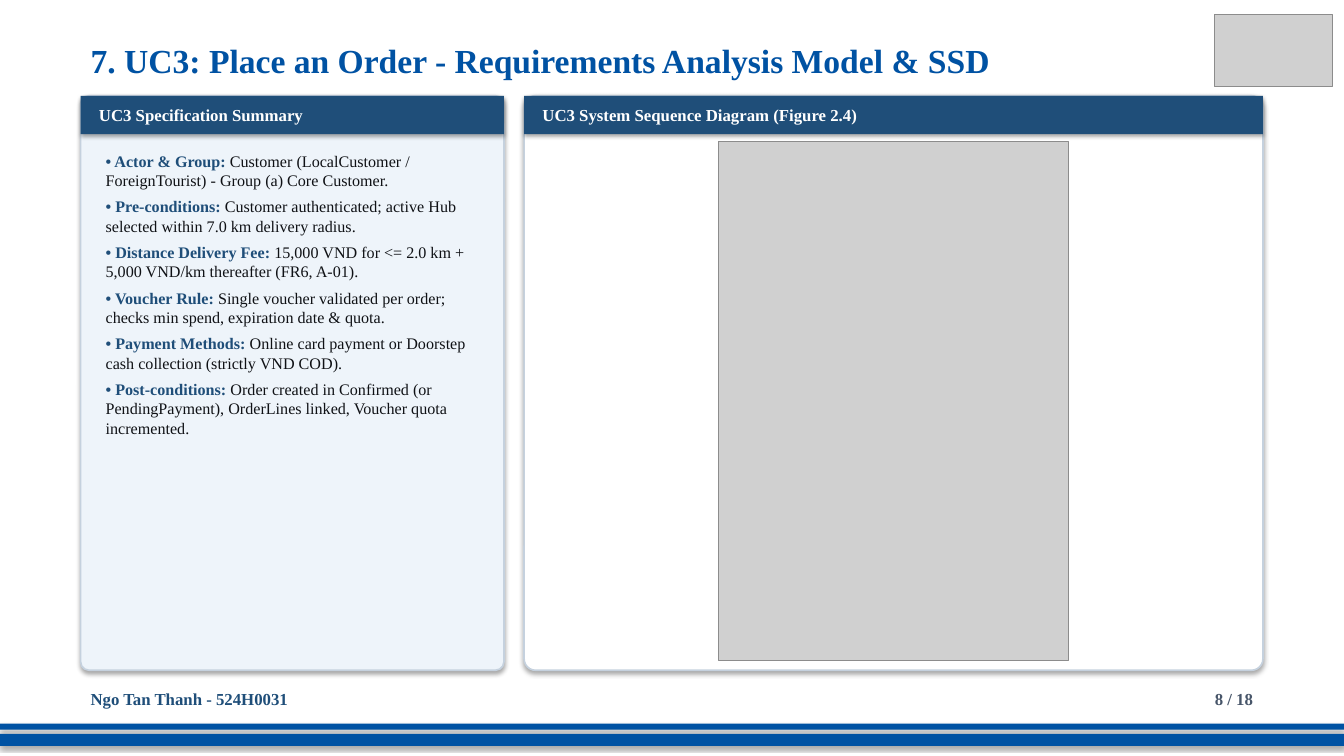
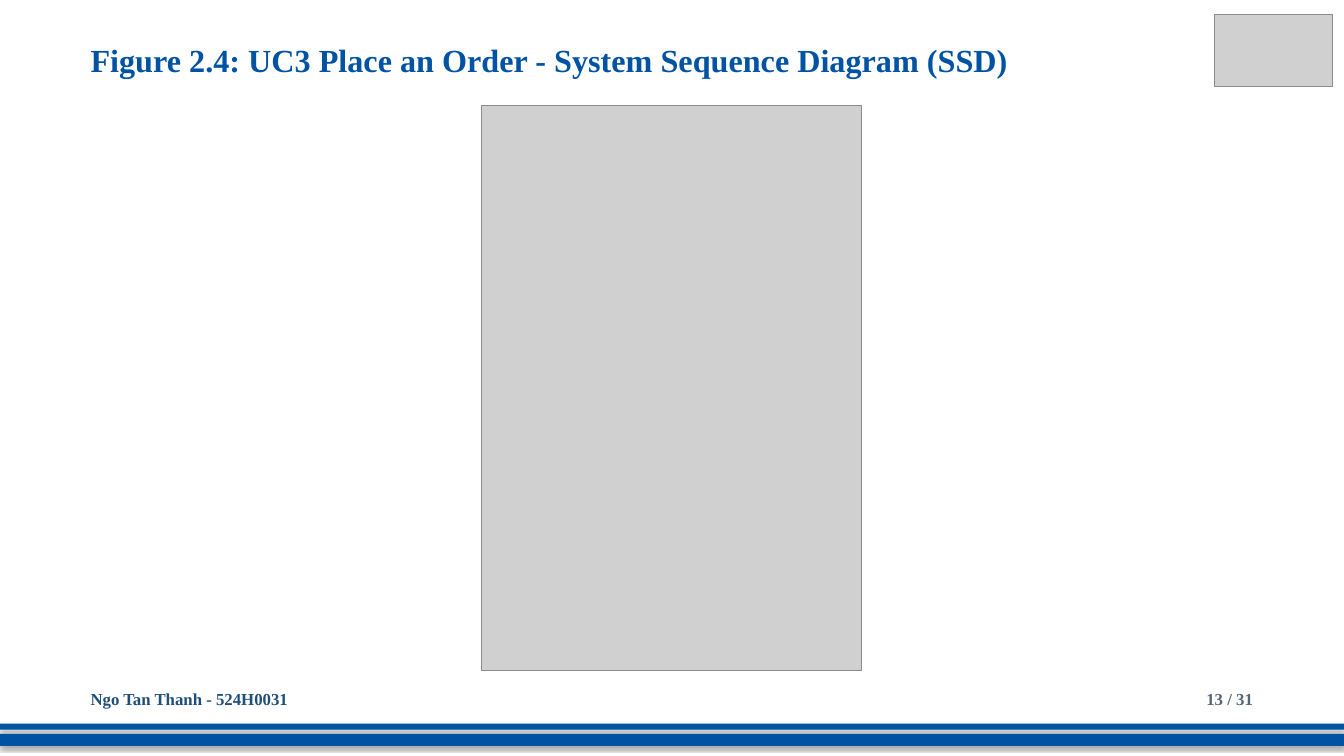
Before and after one commit to DoQuocTrung06/SaigonBite-RAD-TeamF10, a slide deck: slide 13 of Part_2/TeamF10_Presentation_for_SaigonBite.pptx (slide 8 before the commit). Drawn at 1344x756 pixels with LibreOffice and Linux fonts; fonts in the diff are those of the drawing; grey boxes stand for pictures. Boxes give left, top, right and bottom in pixels: in the first picture for what was removed or moved away, otherwise in the second. Text is boxed around its words. In the diff, an @@ line names an element or a change of style, - is before the commit and + after.

Commit message:
docs(presentation): purify slide design to dedicated full-canvas diagrams matching Part 1 aesthetic

```diff
--- a/Part_2/TeamF10_Presentation_for_SaigonBite.pptx
+++ b/Part_2/TeamF10_Presentation_for_SaigonBite.pptx
@@ text at (x1=91, y1=49, x2=1007, y2=79): text changed; size 24 to 23 pt @@
-7. UC3: Place an Order - Requirements Analysis Model & SSD
+Figure 2.4: UC3 Place an Order - System Sequence Diagram (SSD)
@@ rounded rectangle removed at (x1=81, y1=96, x2=504, y2=670) @@
@@ rectangle removed at (x1=81, y1=96, x2=504, y2=134) @@
-UC3 Specification Summary
@@ picture resized from (x1=719, y1=141, x2=1069, y2=660) to (x1=482, y1=106, x2=862, y2=670) @@
@@ rounded rectangle removed at (x1=524, y1=96, x2=1263, y2=670) @@
@@ rectangle removed at (x1=524, y1=96, x2=1263, y2=134) @@
-UC3 System Sequence Diagram (Figure 2.4)
@@ text removed at (x1=106, y1=155, x2=465, y2=434) @@
-• Actor & Group: Customer (LocalCustomer / ForeignTourist) - Group (a) Core Customer.
-• Pre-conditions: Customer authenticated; active Hub selected within 7.0 km delivery radius.
-• Distance Delivery Fee: 15,000 VND for <= 2.0 km + 5,000 VND/km thereafter (FR6, A-01).
-• Voucher Rule: Single voucher validated per order; checks min spend, expiration date & quota.
-• Payment Methods: Online card payment or Doorstep cash collection (strictly VND COD).
-• Post-conditions: Order created in Confirmed (or PendingPayment), OrderLines linked, Voucher quota incremented.
@@ text at (x1=1206, y1=694, x2=1253, y2=705): text changed; text colour #475569 to #556575 @@
-8 / 18
+13 / 31
```
Also in this commit, not shown: 13 other slides changed, 17 slides added, 4 slides removed.
